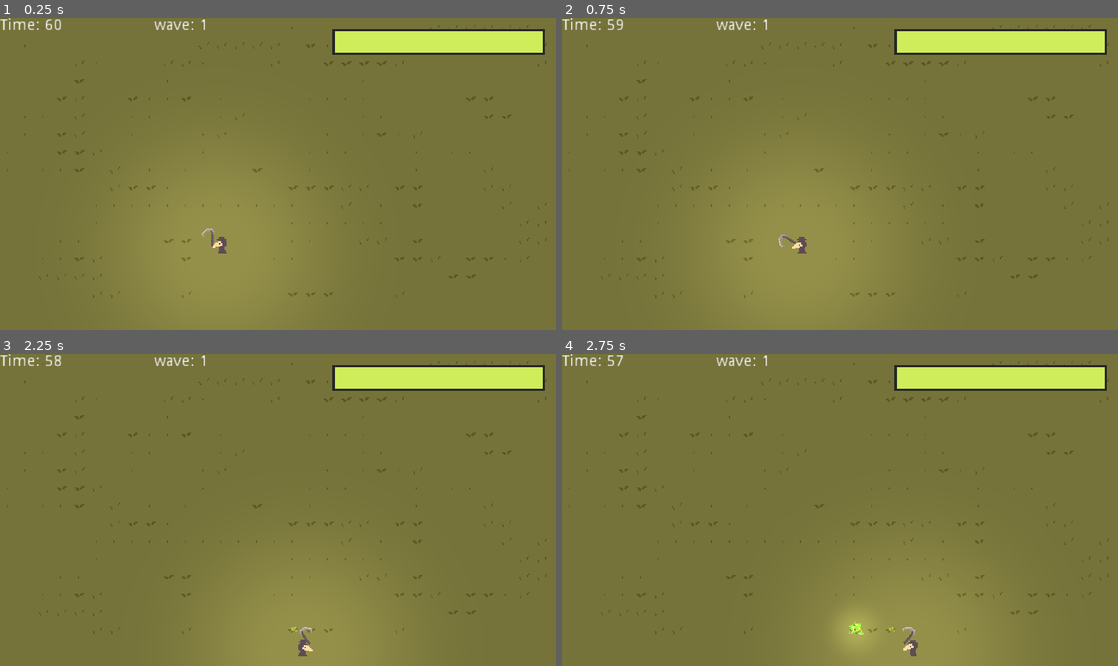
Above: before the commit, frames 1-4 (two rows, left to right).
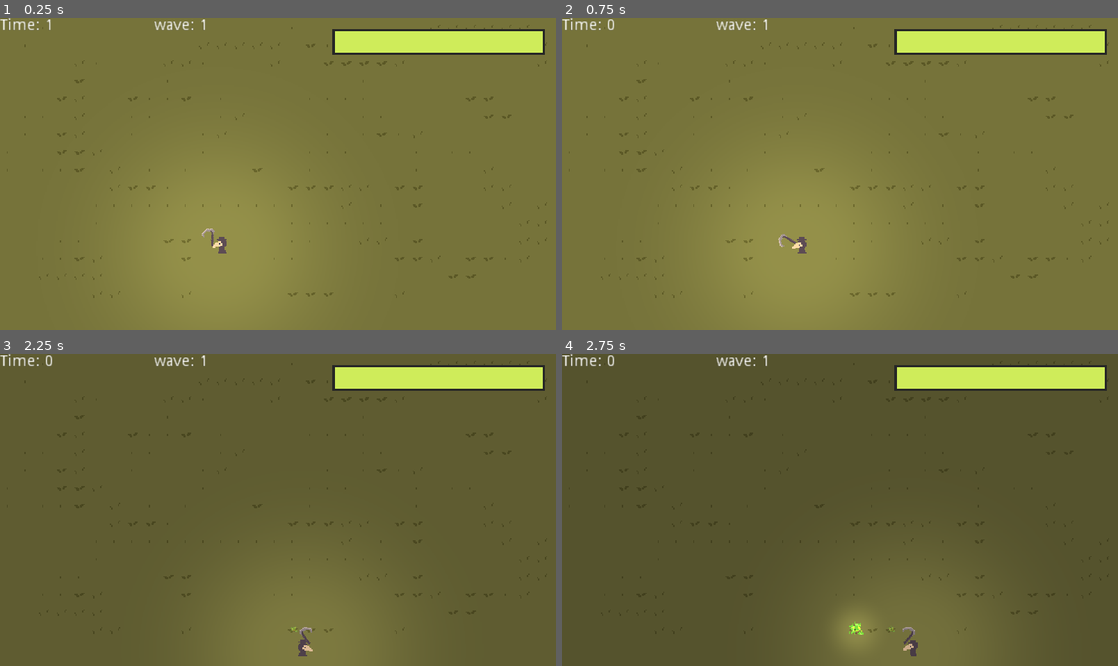
Above: after the commit, the same moments.

Repository: AJ08Coder/LudumDare52
Game: Godot game, scene res://Enviroment/World.tscn
The game is run twice, just before and just after one commit, with the same random seed, the same clock (stepped at 60 frames per second) and the same inputs.
Inputs (mouse positions are in pixels of both pictures, inside the frame that each line leads up to):
- Up to frame 1 (0.25 s): no input
- Up to frame 2 (0.75 s): move the mouse to (684, 52) at 0.52 s; press the mouse at (684, 52) at 0.53 s; hold D (move_right) from 0.53 s (still down)
- Up to frame 3 (2.25 s): move the mouse to (166, 525) at 1.27 s; release D (move_right) at 1.28 s; release the mouse at (166, 525) at 1.28 s; hold S (move_down) 1.28-2.03 s; click (166, 525) at 1.35 s; tap Enter at 2 s; move the mouse to (333, 441) at 2.02 s; hold D (move_right) from 2.03 s (still down); hold E (plant) from 2.03 s (still down)
- Up to frame 4 (2.75 s): keep holding D (move_right); keep holding E (plant); click (895, 441) at 2.3 s

The runs differ from the first frame. In frame 1, less than 0.1% of the frame differs, in the area x 8-11%, y 0-5%; in frame 2, less than 0.1%; in frame 3, 0.1%; in frame 4, 97%, in the area x 0-100%, y 0-100%.

Commit message:
Enemies destroy crops

Diff:
--- a/Characters/Enemy/Enemy.gd
+++ b/Characters/Enemy/Enemy.gd
@@ -9,6 +9,9 @@
 onready var attack_timer = $StartAttractTimer
 onready var stunned_timer = $StunnedTimer
 
+
+var crops
+
 var rng = RandomNumberGenerator.new()
 
 var damage_taken
@@ -17,7 +20,8 @@
 var target
 var randomno
 var velocity = Vector2.ZERO
-
+var crop_target
+var crop_path
 
 
 enum {
@@ -25,10 +29,16 @@
 	FOLLOW,
 	ATTACK,
 	STUNNED,
-	HURT
+	HURT,
+	FOLLOWCROP,
+	DAMAGECROP,
+	SWITCHTOSURR
 }
 
 var state = SURROUND
+
+func give_buff(type):
+	print(str(self.name) + " is " + str(type))
 
 func randomize_circle_pos(): # randomizes random pos around the player
 	rng.randomize()
@@ -38,14 +48,21 @@
 	randomize_circle_pos()
 	anim.play("idle")
 
+
 func _physics_process(delta):
 	match state:
 		SURROUND: # surrounds player
-			move(get_circle_position(randomno), delta)
-			anim.play("Moving")
+			if state != FOLLOWCROP:
+				move(get_circle_position(randomno), delta)
+				anim.play("Moving")
+			else:
+				state = FOLLOWCROP
 		FOLLOW: # follows the player
-			move(player.global_position, delta)
-			anim.play("Moving")
+			if state != FOLLOWCROP:
+				move(player.global_position, delta)
+				anim.play("Moving")
+			else:
+				state = FOLLOWCROP
 		ATTACK:# attacks player with weapon
 			var hit_anims = ["Slash"]
 			var rand_anim  = choose(hit_anims)
@@ -59,11 +76,21 @@
 			# DIE
 			if health <= 0:
 				queue_free()
+
 			# GET HIT
 #			anim.play("Hit")
 			health -= damage_taken
 			state = STUNNED
-
+		FOLLOWCROP:
+			if not crop_target.is_queued_for_deletion():
+				move(crop_target.global_position, delta)
+				anim.play("Moving")
+			else:
+				state = SWITCHTOSURR
+		DAMAGECROP:
+			velocity = Vector2()
+		SWITCHTOSURR:
+			state = SURROUND
 
 
 
@@ -106,7 +133,9 @@
 	array.shuffle()
 	return array.front()
 
-
+func _crop_destroyed():
+	print("test")
+	crop_target = null
 
 
 func avoid_obstacle_steering():
@@ -124,3 +153,9 @@
 
 func _on_StartAttractTimer_timeout(): # attacks player after surrounding player for certain time
 	state = ATTACK
+
+
+
+
+func _on_StunnedTimer_timeout():
+	state = SURROUND
--- a/Characters/Enemy/Enemy.tscn
+++ b/Characters/Enemy/Enemy.tscn
@@ -88,3 +88,4 @@
 shape = SubResource( 7 )
 
 [connection signal="timeout" from="StartAttractTimer" to="." method="_on_StartAttractTimer_timeout"]
+[connection signal="timeout" from="StunnedTimer" to="." method="_on_StunnedTimer_timeout"]
--- a/Characters/Enemy/Skeleton.tscn
+++ b/Characters/Enemy/Skeleton.tscn
@@ -2,4 +2,7 @@
 
 [ext_resource path="res://Characters/Enemy/Enemy.tscn" type="PackedScene" id=1]
 
-[node name="Skeleton" instance=ExtResource( 1 )]
+[node name="Skeleton" groups=["Skeleton"] instance=ExtResource( 1 )]
+
+[node name="Sprite" parent="." index="1"]
+modulate = Color( 0.921569, 1, 0, 1 )
--- a/Characters/Enemy/Zombie.tscn
+++ b/Characters/Enemy/Zombie.tscn
@@ -22,7 +22,7 @@
 [sub_resource type="RectangleShape2D" id=1]
 extents = Vector2( 10, 8 )
 
-[node name="Zombie" instance=ExtResource( 1 )]
+[node name="Zombie" groups=["Zombie"] instance=ExtResource( 1 )]
 script = ExtResource( 3 )
 
 [node name="Sprite" parent="." index="1"]
--- a/Enviroment/Crop.gd
+++ b/Enviroment/Crop.gd
@@ -3,6 +3,11 @@
 
 onready var type = Global.crop_types.get(Global.crop_types.keys()[randi() % Global.crop_types.size()])
 
+var enemies_in_range = []
+onready var attract_coll = $Attract/CollisionShape2D
+onready var dmgspot_coll = $DamageSpot/CollisionShape2D
+var current_attacker = null
+onready var life = $Life
 
 
 func take_damage(hitbox):
@@ -20,3 +25,29 @@
 func _exit_tree() -> void:
 	if is_queued_for_deletion():
 		Global.world_node.crop_spots.erase(global_position)
+
+
+func _on_Attract_body_entered(body): # in reange
+	if body.is_in_group("Enemy"): # Is enemy
+		enemies_in_range.append(body) # add to range
+		body.crop_target = self # follow crop
+		body.state = body.FOLLOWCROP
+
+func _on_DamageSpot_body_entered(body): # in range to damage
+	if body.is_in_group("Enemy"):# is enemy
+		if body in enemies_in_range: # is in range
+			body.state = body.DAMAGECROP # stop moving
+			life.start()
+			current_attacker = enemies_in_range[0] # first to attack is current
+
+
+func _on_Attract_body_exited(body): # enemy left range
+	if body.is_in_group("Enemy"): # is enemy
+		enemies_in_range.erase(body) #erase from range
+
+
+func _on_Life_timeout(): # end of life
+	if current_attacker in enemies_in_range:
+		current_attacker.give_buff(type)
+		current_attacker.state = current_attacker.SWITCHTOSURR
+		queue_free()
--- a/Enviroment/Crop.tscn
+++ b/Enviroment/Crop.tscn
@@ -113,6 +113,12 @@
 "values": [ true ]
 }
 
+[sub_resource type="CircleShape2D" id=4]
+radius = 29.0172
+
+[sub_resource type="CircleShape2D" id=5]
+radius = 6.08276
+
 [node name="Crop" type="Node2D"]
 script = ExtResource( 2 )
 
@@ -141,3 +147,22 @@
 playback_speed = 59.54
 anims/Grow = SubResource( 2 )
 anims/RESET = SubResource( 3 )
+
+[node name="Attract" type="Area2D" parent="."]
+
+[node name="CollisionShape2D" type="CollisionShape2D" parent="Attract"]
+shape = SubResource( 4 )
+
+[node name="DamageSpot" type="Area2D" parent="."]
+
+[node name="CollisionShape2D" type="CollisionShape2D" parent="DamageSpot"]
+shape = SubResource( 5 )
+
+[node name="Life" type="Timer" parent="."]
+wait_time = 3.0
+one_shot = true
+
+[connection signal="body_entered" from="Attract" to="." method="_on_Attract_body_entered"]
+[connection signal="body_exited" from="Attract" to="." method="_on_Attract_body_exited"]
+[connection signal="body_entered" from="DamageSpot" to="." method="_on_DamageSpot_body_entered"]
+[connection signal="timeout" from="Life" to="." method="_on_Life_timeout"]
--- a/Enviroment/World.gd
+++ b/Enviroment/World.gd
@@ -4,13 +4,14 @@
 
 var crop_spots = []
 
-var zombie = preload("res://Characters/Enemy/Zombie.tscn")
+var zombie = preload("res://Characters/Enemy/Enemy.tscn")
 onready var spawn_enemies = $GameLoop/SpawnEnemies
 var wave = [3,10,20,0]
 			# amount of enemies, last is win
 export(NodePath) var player_path
 onready var player = get_node(player_path)
 onready var player_health_bar = $CanvasLayer/PlayerHealthBar
+onready var crops = $YSort/Crops
 
 
 func _ready() -> void:
@@ -24,6 +25,8 @@
 	$GameLoop/Path2D/PathFollow2D.unit_offset = rng.randf_range(0,1)
 	var instance = zombie.instance()
 	instance.player = player
+	instance.crops = crops
+	instance.crop_path = crops.get_path()
 	instance.global_position = $GameLoop/Path2D/PathFollow2D/Position2D.global_position
 	$YSort/Enemies.add_child(instance)
 
--- a/Enviroment/World.tscn
+++ b/Enviroment/World.tscn
@@ -385,7 +385,6 @@
 anims/RESET = SubResource( 7 )
 
 [node name="Time" type="Timer" parent="Cycle"]
-wait_time = 60.0
 one_shot = true
 autostart = true
 
Binary file changed: Art/scythe.ase
Binary file changed: Art/scythe.png
Not shown: 1 places in Enviroment/Crop.tscn that only renumber resources
